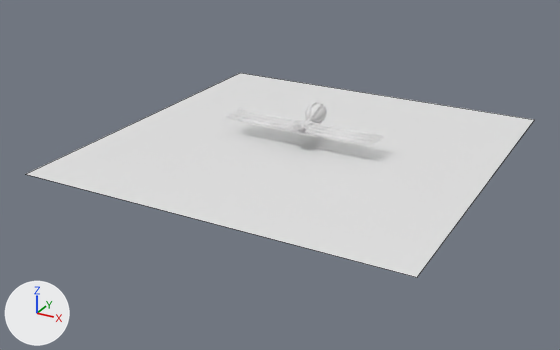
Two versions of the Blender file blender/pysics_minirig_simp.blend, one commit apart.
Before and after are seen from a 50 mm lens placed at (17.6, -34.4, 14.2), pointed at (-0.6, -1.4, -2.3). Lighting does not change. The marker at lower left points along +X, +Y and +Z. Mesh edges are drawn as thin lines on the coarser meshes. Materials are left out; every surface is plain grey.
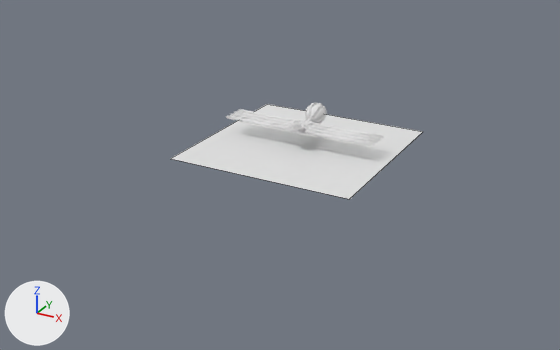
Pixel boxes [x1, y1, x2, y2] of what changed, in the pictures (560 x 350 px):
```json
{"object": "Plane", "change": "reshaped", "before": [27, 73, 534, 277], "after": [170, 104, 423, 199], "on screen": "50% narrower, 53% shorter"}
```

The change, as JSON lines over the scene's bpy script:
```json
{"block": "me_plane", "where": "me_plane.from_pydata(...)  # 4 vertices, 1 face; spans x -10.0..10.0, y -10.0..10.0, z 0.0"}
{"block": "me_plane", "where": "# used by ob_plane; location = (0.0, 0.0, -1.0)"}
{"block": "me_plane", "change": "me_plane part 1"}
{"op": "set", "path": "me_plane.vertices[0].co", "old": "(-10.0, -10.0, 0.0)", "new": "(-5.0, -5.0, 0.0)", "note": "pixel (25, 174) -> pixel (170, 158)"}
{"op": "set", "path": "me_plane.vertices[1].co", "old": "(10.0, -10.0, 0.0)", "new": "(5.0, -5.0, 0.0)", "note": "pixel (417, 277) -> pixel (349, 199)"}
{"op": "set", "path": "me_plane.vertices[2].co", "old": "(-10.0, 10.0, 0.0)", "new": "(-5.0, 5.0, 0.0)", "note": "pixel (240, 72) -> pixel (267, 104)"}
{"op": "set", "path": "me_plane.vertices[3].co", "old": "(10.0, 10.0, 0.0)", "new": "(5.0, 5.0, 0.0)", "note": "pixel (534, 119) -> pixel (423, 131)"}
```
